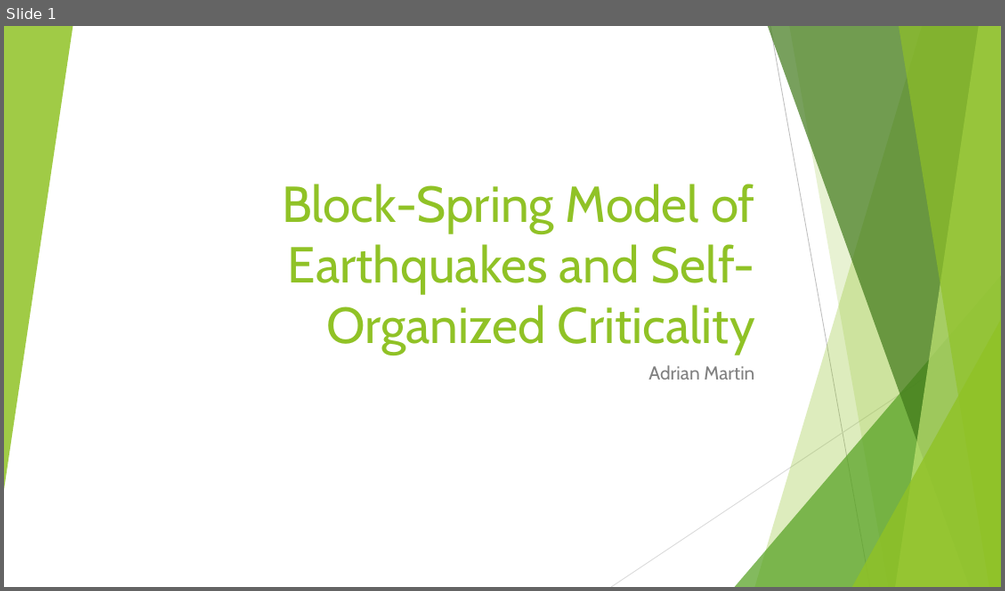
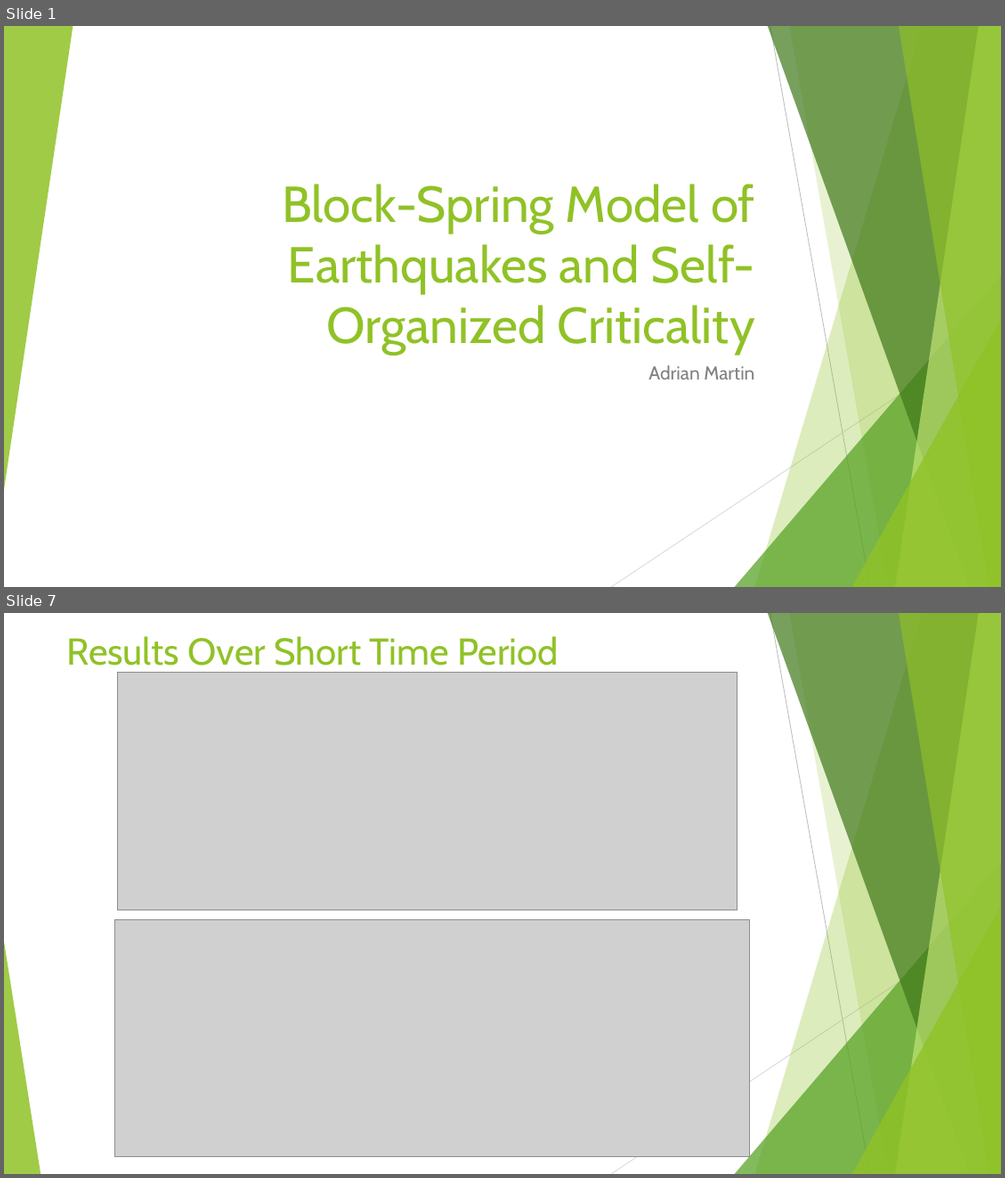
Before and after one commit to aMartin6/Final_Project, a slide deck: Earthquake Presentation.pptx. Shown one above the other, each under a label of ours: slide 1 before the commit, slides 1 and 7 after it; the slides between them are not shown. The pictures are 1005x591 and 1005x1178 pixels, drawn with LibreOffice and Linux fonts; fonts in the diff are those of the drawing; grey boxes stand for pictures. Boxes give left, top, right and bottom in pixels: in the first picture for what was removed or moved away, otherwise in the second. Text is boxed around its words. In the diff, an @@ line names an element or a change of style, - is before the commit and + after.

```diff
--- a/Earthquake Presentation.pptx
+++ b/Earthquake Presentation.pptx
@@ slide 7 added at (x1=4, y1=613, x2=1001, y2=1174), background #FFFFFF; not listed: 9 template elements that a slide beside it also shows @@
@@ title added at (x1=67, y1=636, x2=559, y2=674), 36 pt, text #90C226 @@
+Results Over Short Time Period
@@ picture added at (x1=118, y1=672, x2=736, y2=909) @@
@@ picture added at (x1=114, y1=919, x2=750, y2=1157) @@
@@ triangle added at (x1=4, y1=941, x2=40, y2=1174), fill #90C226 at 85% opacity @@
```
Also in this commit, not shown: 4 slides changed, 6 other slides added, 4 slides removed, 1 other file.
